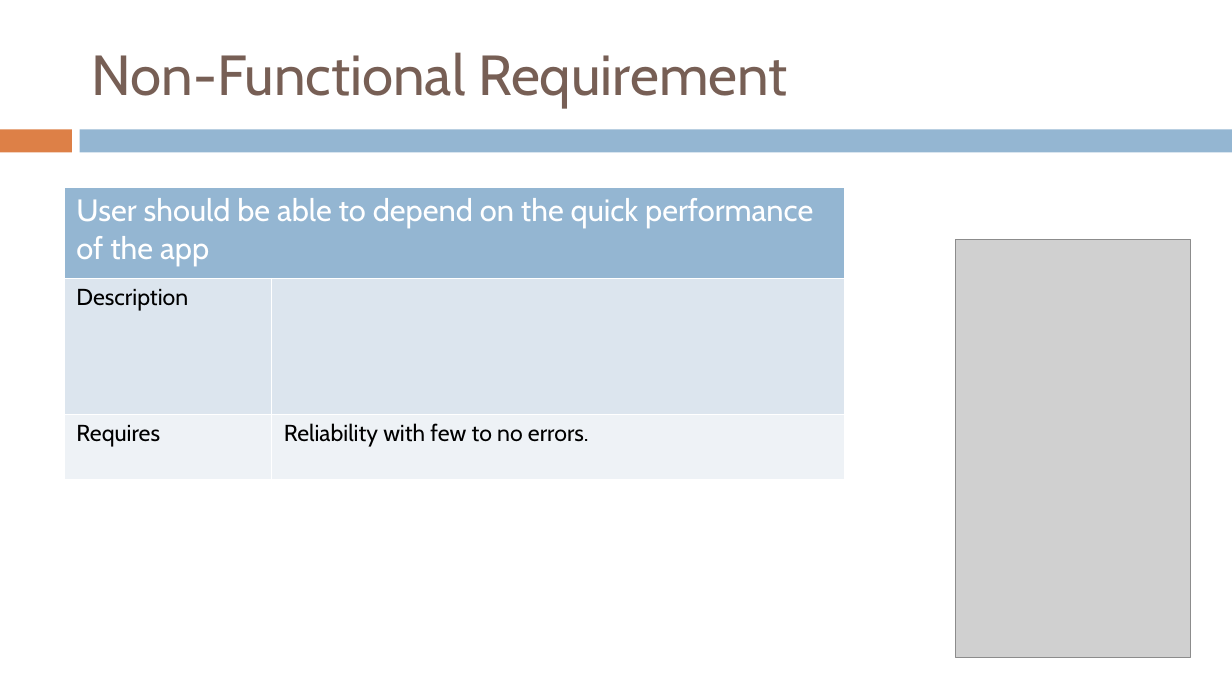
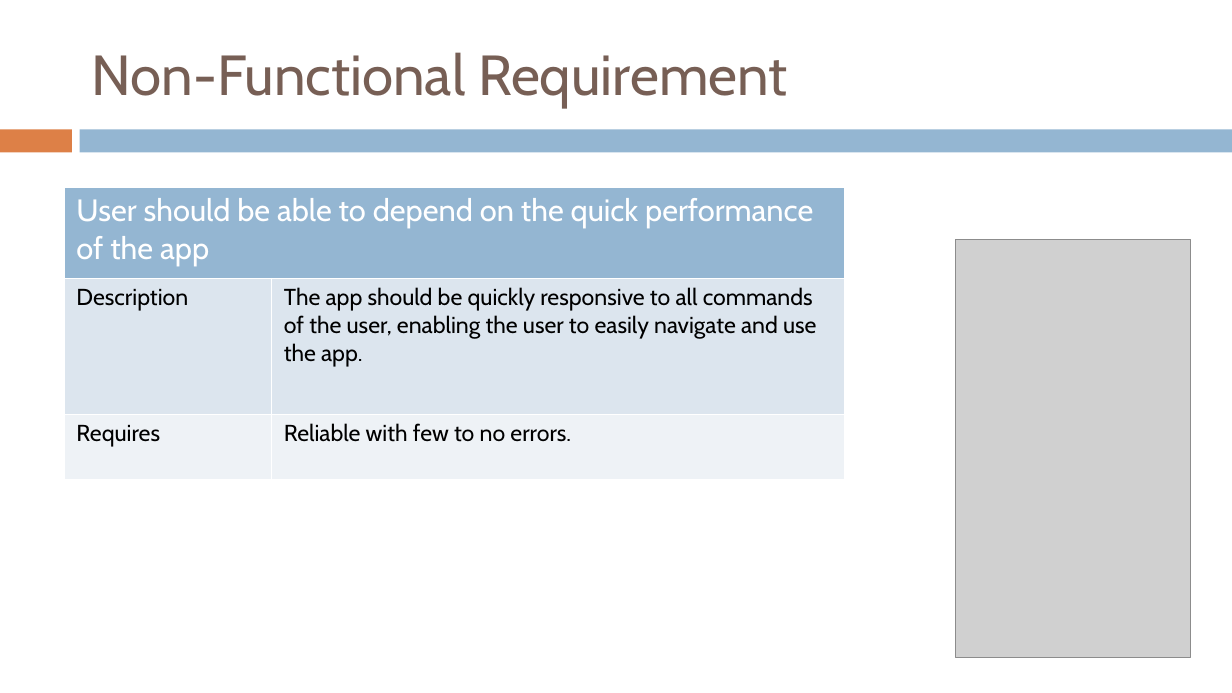
Before and after one commit to CS3365-01/PowerPoints, a slide deck: slide 10 of Pocket Chef Presentation2 Final.pptx. Drawn at 1232x693 pixels with LibreOffice and Linux fonts; fonts in the diff are those of the drawing; grey boxes stand for pictures. Boxes give left, top, right and bottom in pixels: in the first picture for what was removed or moved away, otherwise in the second. Text is boxed around its words. In the diff, an @@ line names an element or a change of style, - is before the commit and + after.

```diff
--- a/Pocket Chef Presentation2 Final.pptx
+++ b/Pocket Chef Presentation2 Final.pptx
@@ table at [64, 188, 844, 481] @@
-row 2, column 2: 
+row 2, column 2: The app should be quickly responsive to all commands of the user, enabling the user to easily navigate and use the app.
-row 3, column 2: Reliability with few to no errors.
+row 3, column 2: Reliable with few to no errors.
```
Also in this commit, not shown: 2 other slides changed.
